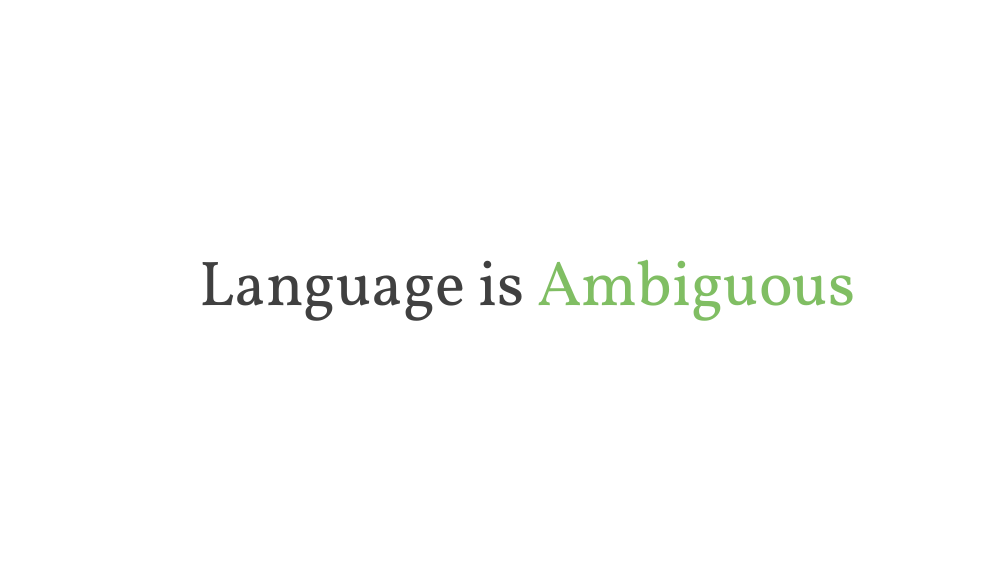
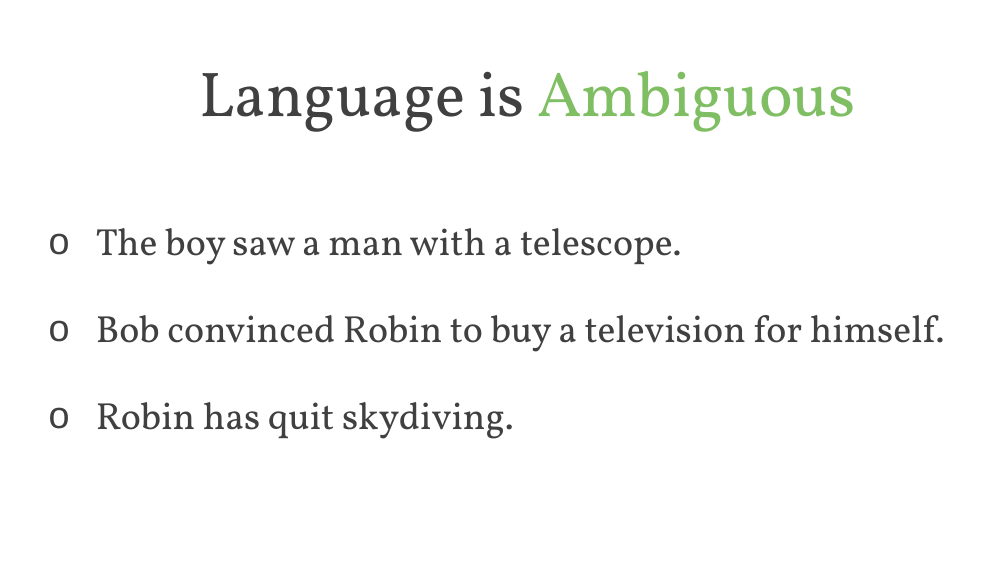
Before and after one commit to PracticumAI/nlp, a slide deck: slide 4 of presentations/01_nlp_intro.pptx. Drawn at 1008x567 pixels with LibreOffice and Linux fonts; fonts in the diff are those of the drawing. Boxes give left, top, right and bottom in pixels: in the first picture for what was removed or moved away, otherwise in the second. Text is boxed around its words. In the diff, an @@ line names an element or a change of style, - is before the commit and + after.

```diff
--- a/presentations/01_nlp_intro.pptx
+++ b/presentations/01_nlp_intro.pptx
@@ title "Language is Ambiguous" moved from (x1=199, y1=260, x2=856, y2=321) to (x1=199, y1=71, x2=856, y2=132) @@
@@ text added at (x1=96, y1=228, x2=682, y2=265), 36 pt, text #404040 @@
+o The boy saw a man with a telescope.
@@ text added at (x1=96, y1=315, x2=945, y2=352), 36 pt, text #404040 @@
+o Bob convinced Robin to buy a television for himself.
@@ text added at (x1=96, y1=402, x2=514, y2=439), 36 pt, text #404040 @@
+o Robin has quit skydiving.
```
Also in this commit, not shown: 1 other slide changed, 1 slide added, 1 slide removed, 1 other file.
